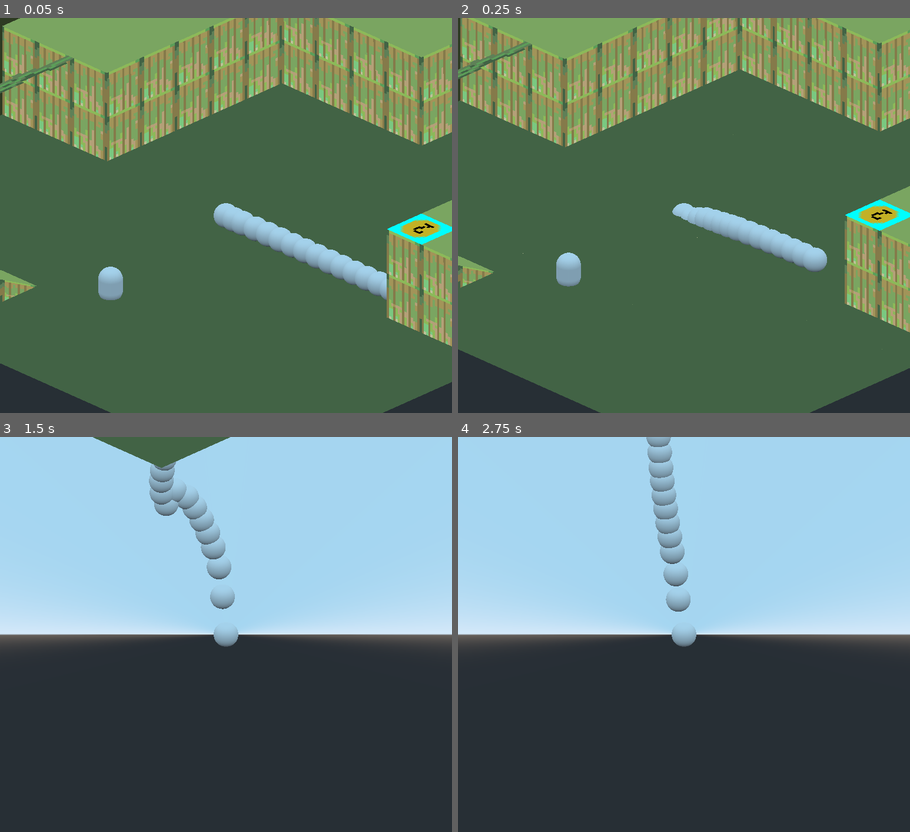
Above: before the commit, frames 1-4 (two rows, left to right).
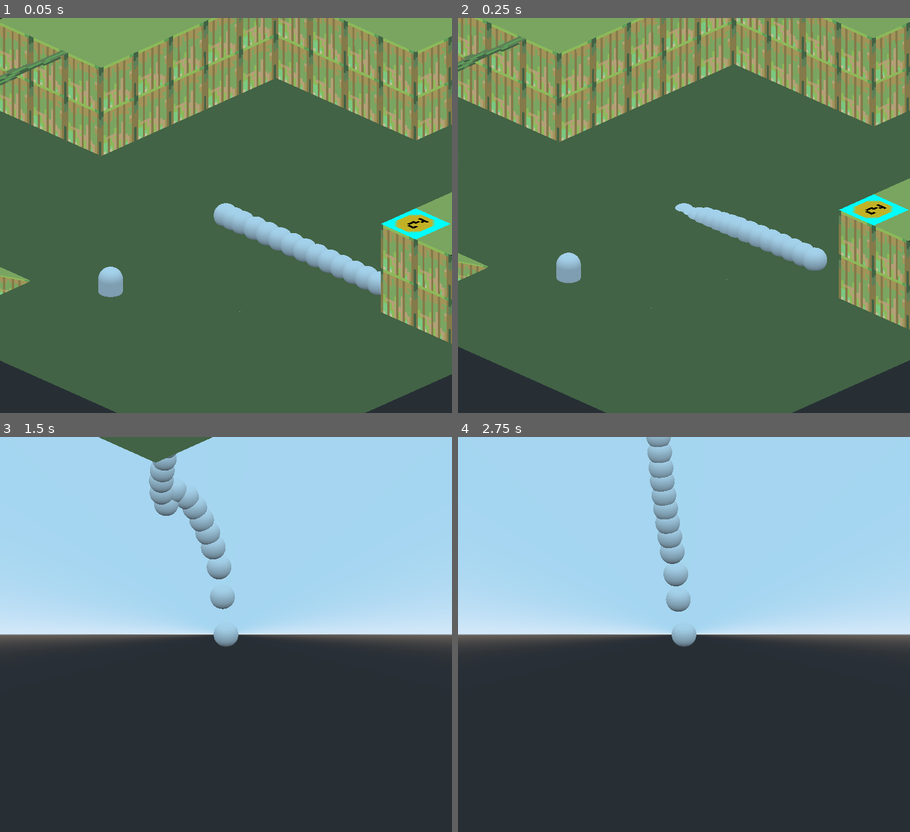
Above: after the commit, the same moments.

Repository: heyparlor/GWJam28
Game: Godot game, scene res://Game.tscn
Same seed, same stepped clock (60 frames per second), same inputs: the game is played once before the commit and once after it.
Inputs:
- Up to frame 1 (0.05 s): no input
- Up to frame 2 (0.25 s): no input
- Up to frame 3 (1.5 s): hold Right (ui_right) 0.53-1.28 s; hold Down (ui_down) from 1.28 s (still down)
- Up to frame 4 (2.75 s): release Down (ui_down) at 2.03 s; hold Right (ui_right) from 2.03 s (still down)

The runs differ from the first frame. In frame 1, 21% of the frame differs, in the area x 0-100%, y 0-100%; in frame 2, 21%; in frame 3, 0.4%; in frame 4, nothing differs.

Commit message:
Added 3D models
-Added Level 1-3 layouts (with boxes and clean)
-Added several colored boxes
- Added one red color button
_ Added one switch case for button to rest in
- Added coin model
-Added egg model

Diff:
--- a/Godot/Game.tscn
+++ b/Godot/Game.tscn
@@ -11,8 +11,7 @@
 transform = Transform( 1, 0, 0, 0, 1, 0, 0, 0, 1, 0, -3.49987, 0 )
 
 [node name="LevelTwoLayout" parent="." instance=ExtResource( 1 )]
-transform = Transform( 1.41421, 0, -1.41421, 0, 2, 0, 1.41421, 0, 1.41421, -17.5375, 0, 4.0557 )
+transform = Transform( 1.41421, 0, -1.41421, 0, 2, 0, 1.41421, 0, 1.41421, -17.7728, 0.178608, 3.93941 )
 
-[node name="EggPickup" type="RigidBody" parent="." instance=ExtResource( 3 )]
+[node name="EggPickup" parent="." instance=ExtResource( 3 )]
 transform = Transform( 1, 0, 0, 0, 1, 0, 0, 0, 1, -4.66975, -3.50085, 6.32079 )
-collision_layer = 4
--- a/Godot/project.godot
+++ b/Godot/project.godot
@@ -7,6 +7,11 @@
 ;   param=value ; assign values to parameters
 
 config_version=4
+
+_global_script_classes=[  ]
+_global_script_class_icons={
+
+}
 
 [application]
 
Not shown, added: Godot/BlueBox.gltf
Not shown, added: Godot/BlueBox.gltf.import
Not shown, added: Godot/Coin.gltf
Not shown, added: Godot/Coin.gltf.import
Not shown, added: Godot/Egg.gltf
Not shown, added: Godot/Egg.gltf.import
Not shown, added: Godot/GreenBox.gltf
Not shown, added: Godot/GreenBox.gltf.import
Not shown, added: Godot/LevelOneLayout.gltf
Not shown, added: Godot/LevelOneLayout.gltf.import
Not shown, added: Godot/LevelOneLayout.obj
Not shown, added: Godot/LevelOneLayout.obj.import
(and 20 more such lines)
